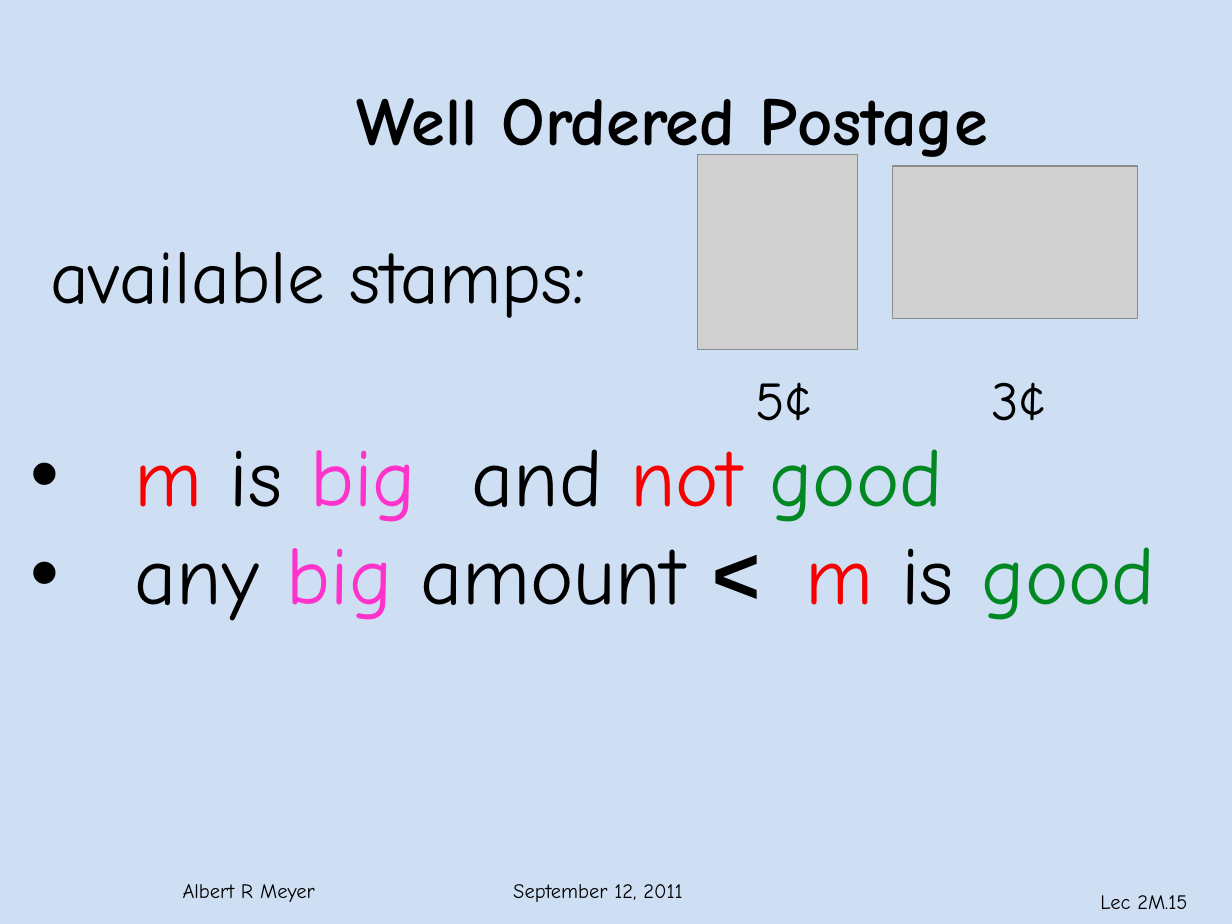
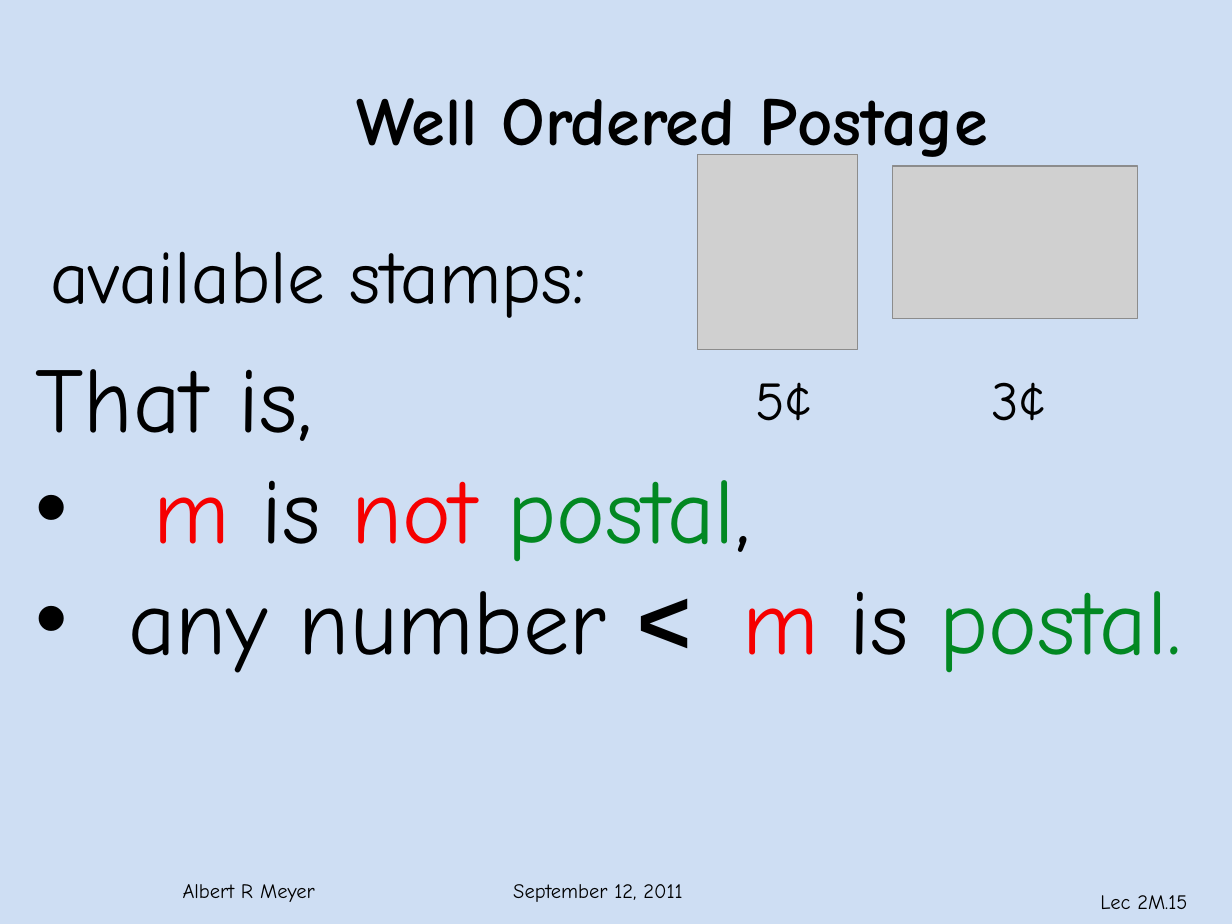
Before and after one commit to armeyer/mcs_web, a slide deck: slide 15 of fall11/slidesF11/slides2m.pptx. Drawn at 1232x924 pixels with LibreOffice and Linux fonts; fonts in the diff are those of the drawing; grey boxes stand for pictures; background and template pictures are left out. Boxes give left, top, right and bottom in pixels: in the first picture for what was removed or moved away, otherwise in the second. Text is boxed around its words. In the diff, an @@ line names an element or a change of style, - is before the commit and + after.

```diff
--- a/fall11/slidesF11/slides2m.pptx
+++ b/fall11/slidesF11/slides2m.pptx
@@ text at [36,369,1182,673]: text changed; size 48 to 54 pt @@
-• m is big and not good
-• any big amount < m is good
+That is,
+• m is not postal,
+• any number < m is postal.
```
Also in this commit, not shown: 9 other slides changed, 2 slides added, 4 slides removed.
